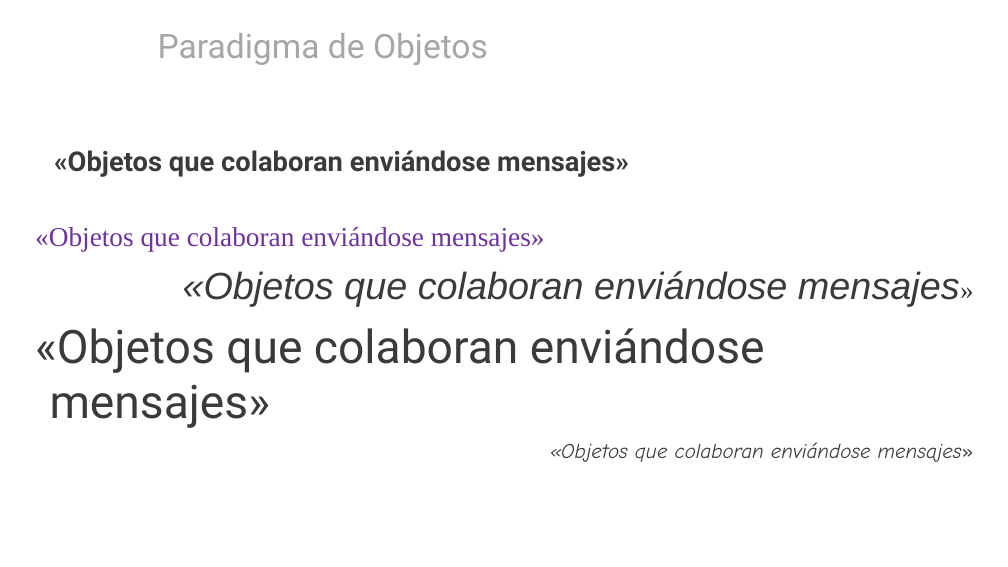
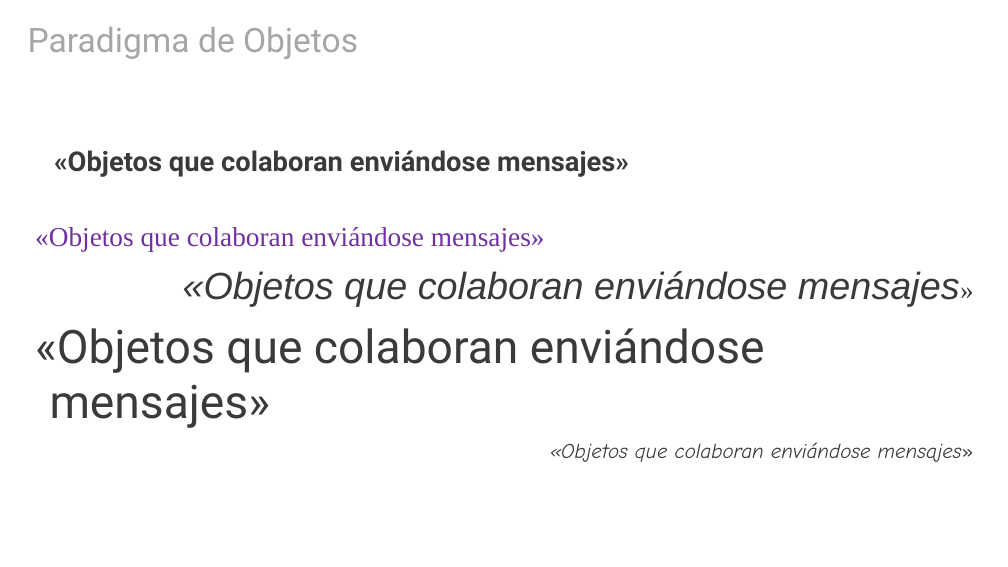
Before and after one commit to hexacta/HexactaLabs-NET, a slide deck: slide 5 of Presentaciones/4 - Programacion Orientada a Objetos.pptx (slide 14 before the commit). Drawn at 1008x567 pixels with LibreOffice and Linux fonts; fonts in the diff are those of the drawing; background and template pictures are left out. Boxes give left, top, right and bottom in pixels: in the first picture for what was removed or moved away, otherwise in the second. Text is boxed around its words. In the diff, an @@ line names an element or a change of style, - is before the commit and + after.

```diff
--- a/Presentaciones/4 - Programacion Orientada a Objetos.pptx
+++ b/Presentaciones/4 - Programacion Orientada a Objetos.pptx
@@ text "Paradigma de Objetos": place and size @@
-text "Paradigma de Objetos" at (158,33,488,65)
+text "Paradigma de Objetos" at (28,27,358,59)
```
Also in this commit, not shown: 3 other slides changed, 42 slides removed, 2 other files.
